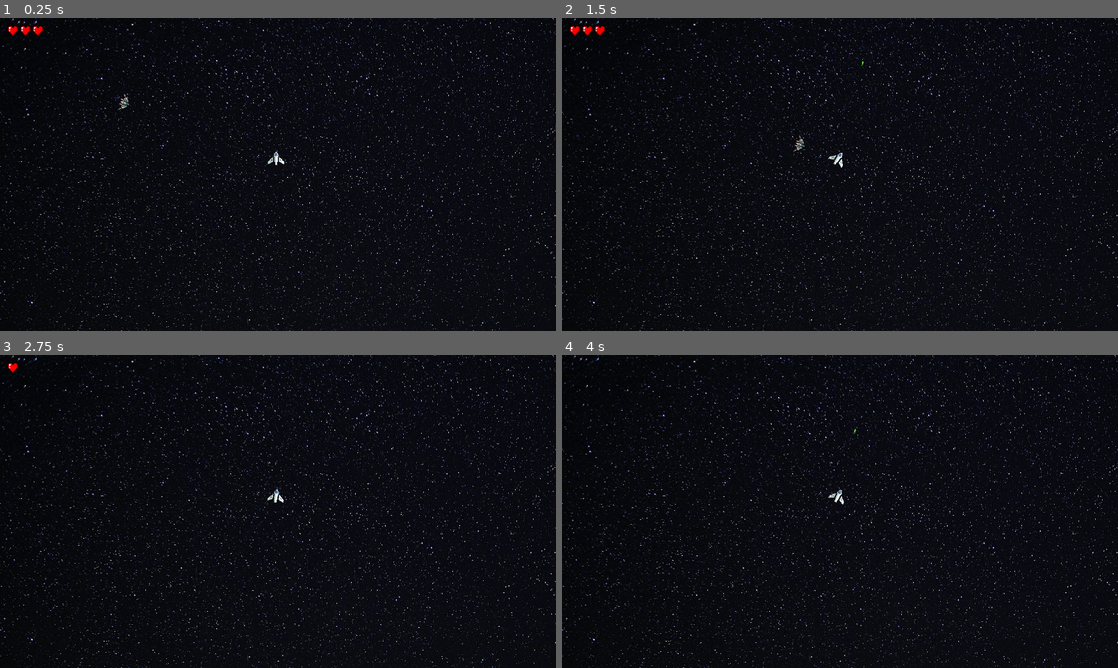
Above: before the commit, frames 1-4 (two rows, left to right).
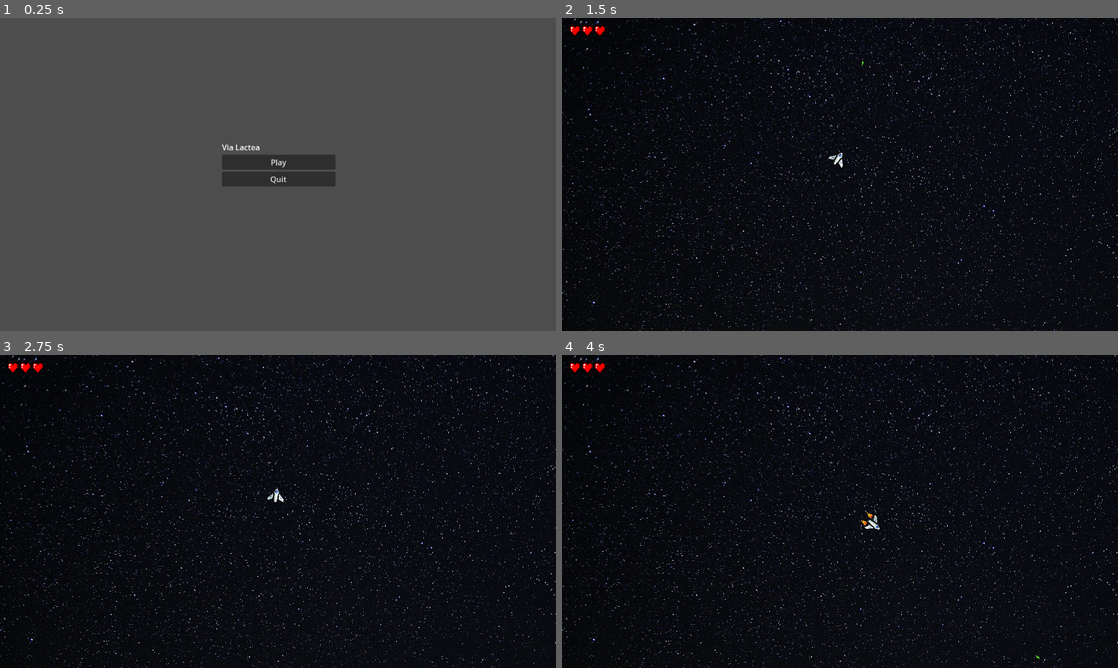
Above: after the commit, the same moments.

Repository: enricopro/via-lactea
Game: Godot game, scene res://scenes/main_scene.tscn
Two runs of this game, one before a commit and one after it. Both use one fixed random seed, a clock stepped at 60 frames per second and the inputs below. Before the commit the project starts from res://scenes/game.tscn.
Inputs (mouse positions are in pixels of both pictures, inside the frame that each line leads up to):
- Up to frame 1 (0.25 s): no input
- Up to frame 2 (1.5 s): click (840, 161) at 0.5 s, where only the run after the commit has a clickable "Play"; hold Right (ui_right) from 1.28 s (still down); tap Space (shoot) at 1.35 s
- Up to frame 3 (2.75 s): release Right (ui_right) at 2.03 s; hold Left (ui_left) from 2.03 s (still down); tap Space (shoot) at 2.1 s
- Up to frame 4 (4 s): release Left (ui_left) at 2.78 s; hold Right (ui_right) 2.78-3.53 s; tap Space (shoot) at 2.85, 3.6 s; hold Up (ui_up) from 3.53 s (still down)

The runs differ from the first frame. In frame 1, 99% of the frame differs, in the area x 0-100%, y 0-100%; in frame 2, less than 0.1%; in frame 3, 0.1%; in frame 4, 0.3%.

Commit message:
Add StartScreen and GameOverScreen

Diff:
--- a/project.godot
+++ b/project.godot
@@ -11,7 +11,7 @@
 [application]
 
 config/name="Via Lactea"
-run/main_scene="res://scenes/game.tscn"
+run/main_scene="res://scenes/main_scene.tscn"
 config/features=PackedStringArray("4.3", "Mobile")
 config/icon="res://icon.svg"
 
--- a/scenes/game.tscn
+++ b/scenes/game.tscn
@@ -3,7 +3,7 @@
 [ext_resource type="PackedScene" uid="uid://3r4h1apofjwb" path="res://scenes/spaceship.tscn" id="1_ayjky"]
 [ext_resource type="PackedScene" uid="uid://dlb0yxsgh3qjf" path="res://scenes/border.tscn" id="2_sd8ln"]
 [ext_resource type="Texture2D" uid="uid://cakci0osis8v7" path="res://scenes/space_background.jpeg" id="3_a8yq6"]
-[ext_resource type="PackedScene" uid="uid://b0y6h45x0rpf7" path="res://scenes/sentinel.tscn" id="4_6cnt6"]
+[ext_resource type="AudioStream" uid="uid://ccs04km68mpep" path="res://assets/sounds/soundtrack_1.mp3" id="5_dpye8"]
 [ext_resource type="PackedScene" uid="uid://16agojx5ebbe" path="res://scenes/enemy_spawner.tscn" id="5_h8v7h"]
 
 [node name="Game" type="Node2D"]
@@ -34,9 +34,6 @@
 texture_scale = Vector2(2, 2)
 polygon = PackedVector2Array(0, 0, 1152, 0, 1152, 648, 0, 648)
 
-[node name="Sentinel" parent="." instance=ExtResource("4_6cnt6")]
-position = Vector2(212, 159)
-
 [node name="EnemySpawner" parent="." instance=ExtResource("5_h8v7h")]
 
 [node name="HUD" type="CanvasLayer" parent="."]
@@ -47,3 +44,9 @@
 [node name="HeartsContainer" type="HBoxContainer" parent="HUD"]
 offset_right = 40.0
 offset_bottom = 40.0
+
+[node name="Soundtrack" type="AudioStreamPlayer2D" parent="."]
+stream = ExtResource("5_dpye8")
+volume_db = -12.0
+autoplay = true
+parameters/looping = true
--- /dev/null
+++ b/scenes/main_scene.tscn
@@ -0,0 +1,75 @@
+[gd_scene load_steps=3 format=3 uid="uid://cqay4jfwvsv2w"]
+
+[ext_resource type="Script" path="res://scripts/main.gd" id="1_3e2tv"]
+[ext_resource type="PackedScene" uid="uid://cdyoqe11modui" path="res://scenes/game.tscn" id="1_r0dnm"]
+
+[node name="MainScene" type="Node2D"]
+script = ExtResource("1_3e2tv")
+
+[node name="Game" parent="." instance=ExtResource("1_r0dnm")]
+visible = false
+
+[node name="Screens" type="CanvasLayer" parent="."]
+
+[node name="StartScreen" type="Control" parent="Screens"]
+layout_mode = 3
+anchors_preset = 8
+anchor_left = 0.5
+anchor_top = 0.5
+anchor_right = 0.5
+anchor_bottom = 0.5
+offset_left = -575.0
+offset_top = -327.5
+offset_right = 575.0
+offset_bottom = 327.5
+grow_horizontal = 2
+grow_vertical = 2
+
+[node name="VBoxContainer" type="VBoxContainer" parent="Screens/StartScreen"]
+process_mode = 3
+layout_mode = 0
+offset_left = 459.0
+offset_top = 258.5
+offset_right = 694.0
+offset_bottom = 447.5
+
+[node name="Title" type="Label" parent="Screens/StartScreen/VBoxContainer"]
+layout_mode = 2
+text = "Via Lactea"
+
+[node name="PlayButton" type="Button" parent="Screens/StartScreen/VBoxContainer"]
+layout_mode = 2
+text = "Play"
+
+[node name="QuitButton" type="Button" parent="Screens/StartScreen/VBoxContainer"]
+layout_mode = 2
+text = "Quit"
+
+[node name="GameOverScreen" type="Control" parent="Screens"]
+layout_mode = 3
+anchors_preset = 0
+offset_right = 40.0
+offset_bottom = 40.0
+
+[node name="VBoxContainer" type="VBoxContainer" parent="Screens/GameOverScreen"]
+process_mode = 3
+layout_mode = 0
+offset_left = 452.0
+offset_top = 254.0
+offset_right = 714.0
+offset_bottom = 478.0
+
+[node name="GameOverLabel" type="Label" parent="Screens/GameOverScreen/VBoxContainer"]
+layout_mode = 2
+text = "Game over!"
+
+[node name="GoHomeButton" type="Button" parent="Screens/GameOverScreen/VBoxContainer"]
+layout_mode = 2
+text = "Go Home"
+
+[node name="RetryButton" type="Button" parent="Screens/GameOverScreen/VBoxContainer"]
+layout_mode = 2
+text = "Retry"
+
+[connection signal="pressed" from="Screens/StartScreen/VBoxContainer/PlayButton" to="." method="_on_play_button_pressed"]
+[connection signal="pressed" from="Screens/GameOverScreen/VBoxContainer/RetryButton" to="." method="_on_retry_button_pressed"]
--- /dev/null
+++ b/scripts/main.gd
@@ -0,0 +1,39 @@
+extends Node
+
+@onready var game = $Game
+@onready var start_screen = $Screens/StartScreen
+@onready var game_over_screen = $Screens/GameOverScreen
+@onready var hud = $Game/HUD
+
+func _ready() -> void:
+	show_start_screen()
+
+func show_start_screen() -> void:
+	game.visible = false
+	hud.visible = false
+	start_screen.visible = true
+	game_over_screen.visible = false
+	get_tree().paused = true
+
+func start_game() -> void:
+	game.visible = true
+	hud.visible = true
+	start_screen.visible = false
+	game_over_screen.visible = false
+	get_tree().paused = false
+
+func show_game_over() -> void:
+	game.visible = false
+	hud.visible = false
+	start_screen.visible = false
+	game_over_screen.visible = true
+	get_tree().paused = true
+
+func retry_game() -> void:
+	get_tree().reload_current_scene()
+
+func _on_play_button_pressed() -> void:
+	start_game()
+
+func _on_retry_button_pressed() -> void:
+	retry_game()
--- a/scripts/sentinel.gd
+++ b/scripts/sentinel.gd
@@ -5,7 +5,7 @@
 
 func _ready() -> void:
 	# Find the player in the scene tree
-	player = get_tree().current_scene.get_node("Spaceship")
+	player = get_tree().current_scene.get_node("Game").get_node("Spaceship")
 
 func _physics_process(delta: float) -> void:
 	if player:
@@ -19,12 +19,18 @@
 	$Explosion.visible = true
 	$Explosion.play("default")
 	$Sprite2D.visible = false
+
+	# Disable hitbox and body collisions
 	$HitBox.set_deferred("disabled", true)
 	$CollisionPolygon2D.set_deferred("disabled", true)
+	collision_layer = 0
+	collision_mask = 0
+
+	# Queue free after animation finishes
 	$Explosion.animation_finished.connect(queue_free)
 
 func _on_area_2d_body_entered(body: Node2D) -> void:
 	if body == player || body.is_in_group("bullets"):
+		if body == player:
+			body.take_damage()
 		explode()
-	if body == player:
-		body.take_damage()
--- a/scripts/spaceship.gd
+++ b/scripts/spaceship.gd
@@ -11,7 +11,7 @@
 @export var min_bounce_speed: float = 300.0
 
 @export var heart_scene: PackedScene = preload("res://scenes/heart.tscn")
-@onready var hearts_container := get_tree().current_scene.get_node("HUD/HeartsContainer")
+@onready var hearts_container := get_parent().get_node("HUD/HeartsContainer")
 var hearts: Array = []
 
 const BASE_SCREEN_SIZE: Vector2 = Vector2(1920, 1080)
@@ -107,8 +107,7 @@
 		game_over()
 
 func game_over() -> void:
-	print("Game Over!")
-	get_tree().paused = true  # Pause the game for now
+	get_tree().current_scene.show_game_over()
 
 func _handle_bounce(collision: KinematicCollision2D) -> void:
 	var collider = collision.get_collider()
Not shown, added: assets/sounds/soundtrack_1.mp3.import
Not shown, added: assets/sounds/soundtrack_1.mp3
